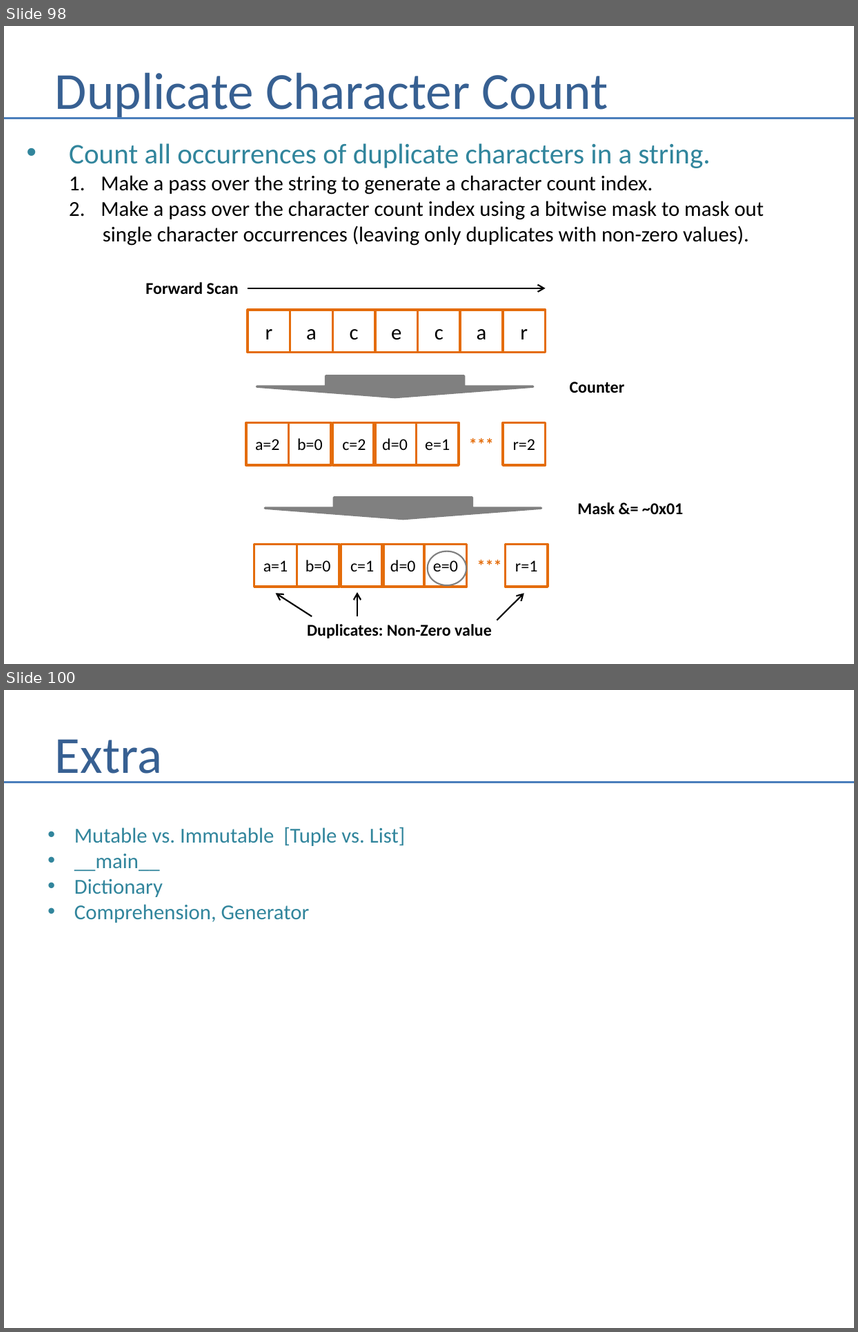
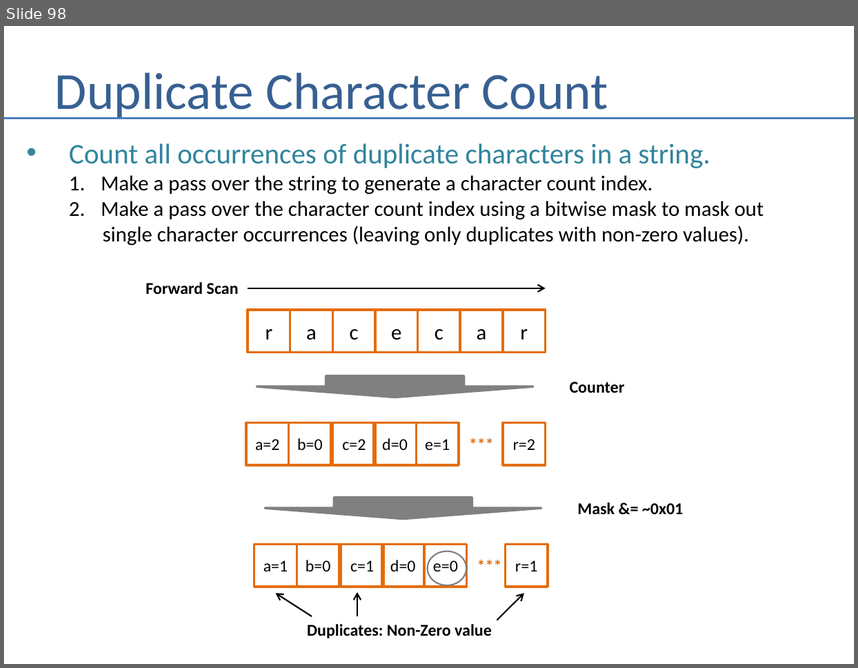
Before and after one commit to andrewferlitsch/Portland-Data-Science-Group, a slide deck: Presentations/Whiteboarding.pptx. Shown one above the other, each under a label of ours: slides 98 and 100 before the commit, slide 98 after it; the slides between them are not shown. The pictures are 858x1332 and 858x668 pixels, drawn with LibreOffice and Linux fonts; fonts in the diff are those of the drawing. Boxes give left, top, right and bottom in pixels: in the first picture for what was removed or moved away, otherwise in the second. Text is boxed around its words. In the diff, an @@ line names an element or a change of style, - is before the commit and + after.

```diff
--- a/Presentations/Whiteboarding.pptx
+++ b/Presentations/Whiteboarding.pptx
@@ slide 100 removed at <box>4,690,854,1328</box>, background #FFFFFF @@
@@ title removed at <box>55,739,163,783</box> @@
-Extra
@@ line removed from (4, 782) to (854, 782) @@
@@ text removed at <box>74,827,405,923</box> @@
-• Mutable vs. Immutable [Tuple vs. List]
-• __main__
-• Dictionary
-• Comprehension, Generator
```
Also in this commit, not shown: 2 slides changed.
